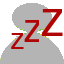
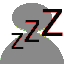
Comparing the layer stacks of the two 64 × 64 images. Changes:
added layer "Visible copy" above "Visible" over [11, 9, 63, 49]
hid "z #3" over [42, 9, 63, 36]
hid "z #2" over [24, 20, 39, 42]
hid "z #1" over [11, 33, 24, 49]
removed layer "z" over [15, 36, 24, 46]
painted on "Pasted Layer copy #5" over [0, 3, 64, 64]
